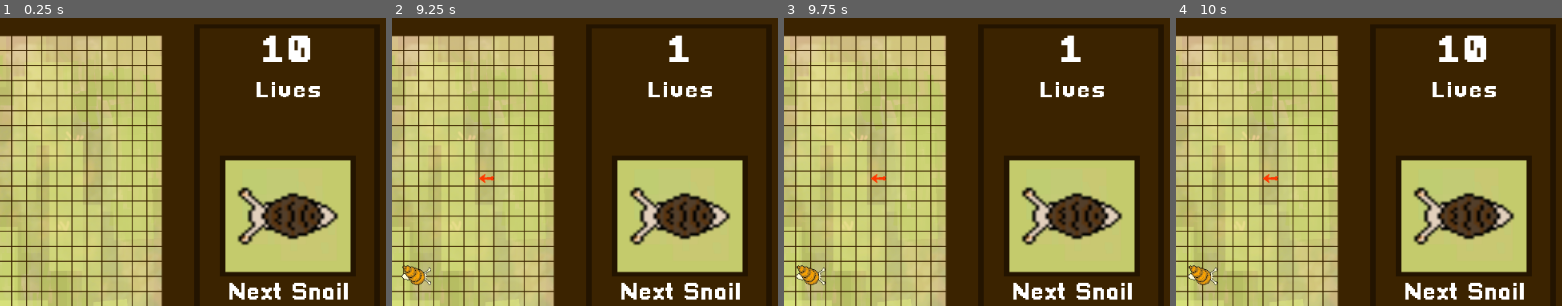
Above: before the commit, frames 1-4 (left to right).
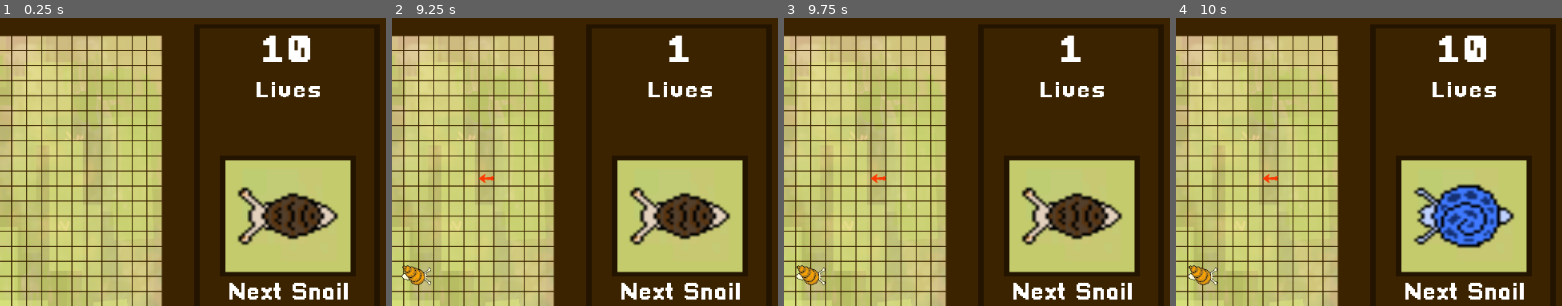
Above: after the commit, the same moments.

Repository: RNairn01/LD-51
Game: Godot game, scene res://scenes/screens/play_screen.tscn
The game is run twice, just before and just after one commit, with the same random seed, the same clock (stepped at 60 frames per second) and the same inputs.
Inputs (mouse positions are % of the whole screen's width and height, from its top left):
- Up to frame 1 (0.25 s): no input
- Up to frame 2 (9.25 s): tap Enter at 0.5, 5.75 s; move the mouse to (36, 50) at 0.52 s; click (36, 50) at 0.6 s; move the mouse to (35, 49) at 1.27 s; right-click (35, 49) at 1.35 s; click (35, 49) at 1.42 s; click (35, 49) at 2.1 s; tap Space at 2.75, 8.75 s; move the mouse to (12, 4) at 2.77 s; right-click (12, 4) at 2.85 s; click (12, 4) at 2.92 s; move the mouse to (33, 25) at 3.52 s; click (33, 25) at 3.6 s; move the mouse to (25, 44) at 4.27 s; right-click (25, 44) at 4.35 s; click (25, 44) at 4.42 s; move the mouse to (58, 93) at 5.02 s; click (58, 93) at 5.1 s; move the mouse to (46, 45) at 5.77 s; right-click (46, 45) at 5.85 s; click (46, 45) at 5.92 s; move the mouse to (58, 59) at 6.52 s; click (58, 59) at 6.6 s; move the mouse to (25, 36) at 7.27 s; right-click (25, 36) at 7.35 s; click (25, 36) at 7.42 s; move the mouse to (61, 28) at 8.02 s; click (61, 28) at 8.1 s; move the mouse to (62, 28) at 8.77 s; right-click (62, 28) at 8.85 s; click (62, 28) at 8.92 s
- Up to frame 3 (9.75 s): move the mouse to (82, 65) at 9.52 s; click (82, 65) at 9.6 s
- Up to frame 4 (10 s): no input
The pictures show only the part of the screen within x 50-100%, y 0-50%; the shares and areas given below are measured in that part.

Frames 1-3 are identical in both runs. In frame 4, 4.0% of the frame differs, in the area x 61-87%, y 57-80%.

Commit message:
Add random snail generation

Diff:
--- a/scripts/snail_order_manager.gd
+++ b/scripts/snail_order_manager.gd
@@ -6,6 +6,8 @@
 var rebel_snail = preload("res://scenes/snails/snail_rebel.tscn")
 onready var timer_label = get_node("/root/Node2D/UI/SidePanel/TimerLabel")
 onready var next = snail_order.pop_front().instance()
+
+var rng = RandomNumberGenerator.new()
 
 signal next_snail
 
@@ -18,10 +20,13 @@
 ]
 
 func _ready():
+	rng.randomize()
 	timer_label.connect("timeout_label", self, "_on_timeout")
 
 	#Will update this when we add no tutorial option
-	snail_order = tutorial_snail_order.duplicate(true)
+	# snail_order = tutorial_snail_order.duplicate(true)
+	if snail_order.size() < 5:
+		generate_more_snails()
 
 func _on_timeout():
 	next = snail_order.pop_front().instance()
@@ -31,7 +36,15 @@
 
 func generate_more_snails():
 	for _i in range(1,20):
-		snail_order.push(random_snail())
+		snail_order.append(random_snail())
 
 func random_snail():
-	return normal_snail
+	var random_n = rng.randi_range(1,100)
+	if random_n < 51:
+		return normal_snail
+	elif random_n < 71:
+		return speedy_snail
+	elif random_n < 91:
+		return big_snail
+	else:
+		return rebel_snail
